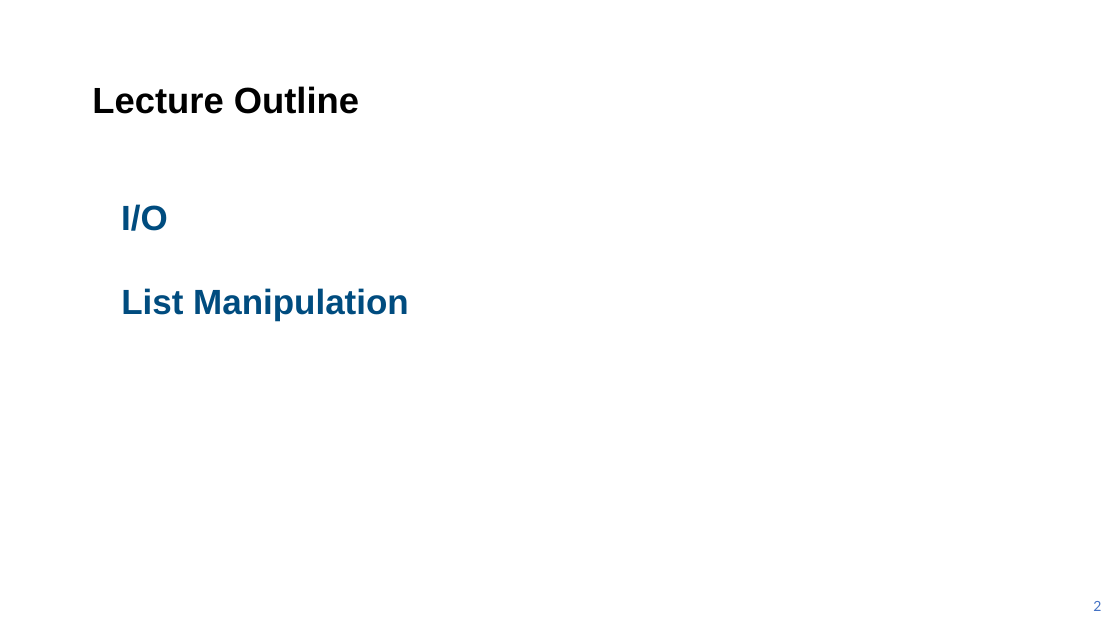
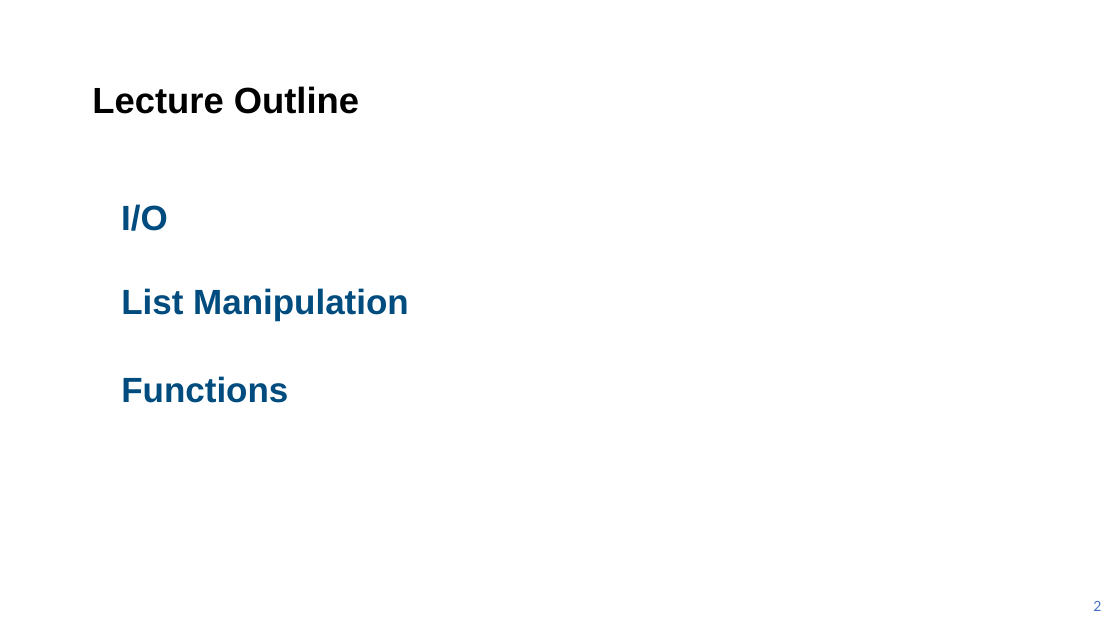
Before and after one commit to AIFS-AI-Bridge/aifs-ai-bridge.github.io, a slide deck: slide 2 of lectures/AIBridge Lecture 2.pptx. Drawn at 1120x630 pixels with LibreOffice and Linux fonts; fonts in the diff are those of the drawing. Boxes give left, top, right and bottom in pixels: in the first picture for what was removed or moved away, otherwise in the second. Text is boxed around its words. In the diff, an @@ line names an element or a change of style, - is before the commit and + after.

```diff
--- a/lectures/AIBridge Lecture 2.pptx
+++ b/lectures/AIBridge Lecture 2.pptx
@@ text added at [121,376,288,403], 60 pt, text #004C7F, bold @@
+Functions
```
Also in this commit, not shown: 8 other slides changed, 18 slides added, 2 slides removed, 34 other files.
